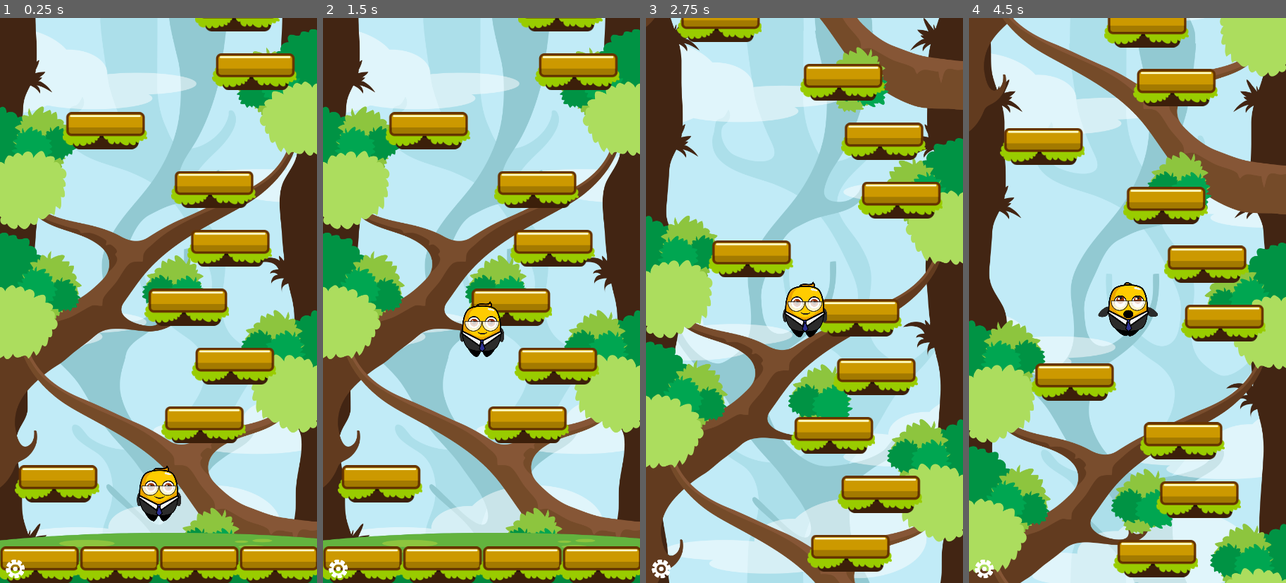
Above: before the commit, frames 1-4 (left to right).
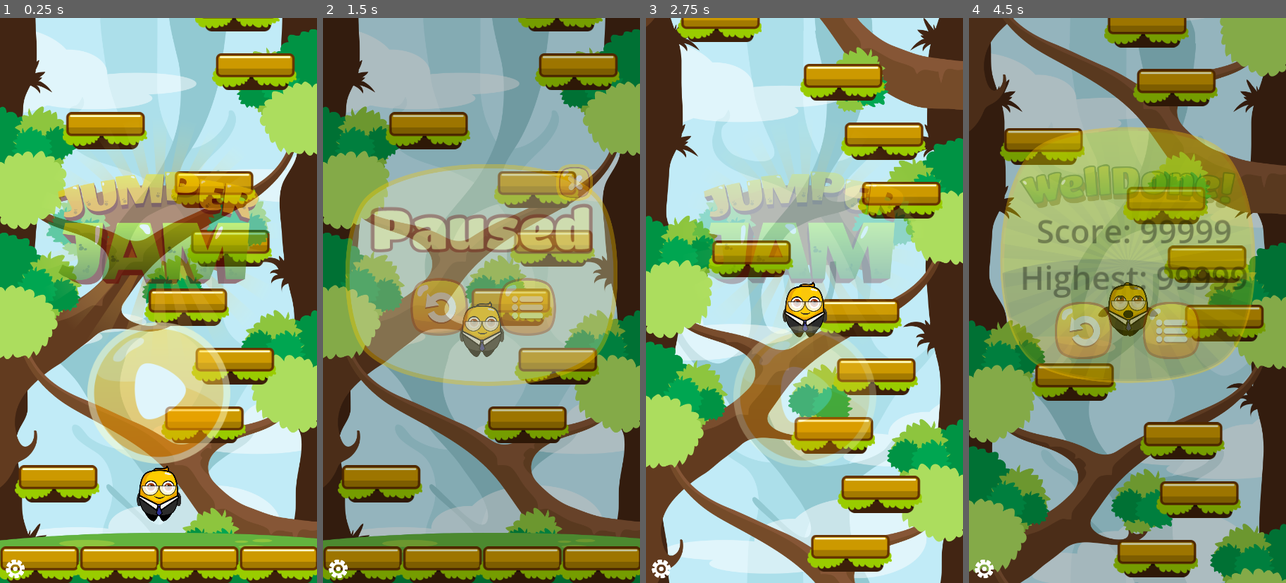
Above: after the commit, the same moments.

Repository: Velcronator/Jumper-Jam
Game: Godot game, scene res://scenes/Main.tscn
Two runs of this game, one before a commit and one after it. Both use one fixed random seed, a clock stepped at 60 frames per second and the inputs below.
Inputs (mouse positions are in pixels of both pictures, inside the frame that each line leads up to):
- Up to frame 1 (0.25 s): no input
- Up to frame 2 (1.5 s): click (481, 396) at 0.52 s; click (440, 306) at 1.27 s
- Up to frame 3 (2.75 s): click (760, 328) at 2.02 s
- Up to frame 4 (4.5 s): click (1127, 396) at 2.77 s; click (1086, 306) at 3.52 s; click (1083, 328) at 4.27 s

The runs differ from the first frame. In frame 1, 20% of the frame differs, in the area x 14-86%, y 25-79%; in frame 2, 87%, in the area x 0-100%, y 0-100%; in frame 3, 17%; in frame 4, 82%.

Commit message:
Animating Screens: using tween

Diff:
--- a/scripts/Screens.gd
+++ b/scripts/Screens.gd
@@ -10,6 +10,7 @@
 func _ready():
 	console.visible = false
 	register_buttons()
+	change_screen(title_screen)
 
 func register_buttons():
 	var buttons = get_tree().get_nodes_in_group("buttons")
@@ -22,15 +23,17 @@
 	match button.name:
 		"TitlePlay":
 			print("Play button is pressed")
-			change_screen(null)
+			change_screen(pause_screen)
 		"PauseRetry":
 			print("PauseRetry button is pressed")
+			change_screen(game_over_screen)
 		"PauseBack":
 			print("PauseBack button is pressed")
 		"PauseClose":
 			print("PauseClose button is pressed")
 		"GameOverRetry":
 			print("GameOverRetry button is pressed")
+			change_screen(title_screen)
 		"GameOverBack":
 			print("GameOverBack button is pressed")
 
@@ -42,7 +45,9 @@
 
 func change_screen(new_screen):
 	if current_screen != null:
-		current_screen.disappear()
+		var disappear_tween = current_screen.disappear()
+		await(disappear_tween.finished)
+		current_screen.visible = false
 	current_screen = new_screen
 	if current_screen != null:
 		current_screen.appear()
--- a/scripts/base_screen.gd
+++ b/scripts/base_screen.gd
@@ -1,10 +1,19 @@
 extends Control
+
+var tween_time = 0.5
 
 func _ready() -> void:
 	visible = false
+	modulate.a = 0.0
 
 func appear():
 	visible = true
+	var tween = get_tree().create_tween()
+	tween.tween_property(self, "modulate:a", 1.0 , tween_time)
+	return tween
+
 
 func  disappear():
-	visible = false
+	var tween = get_tree().create_tween()
+	tween.tween_property(self, "modulate:a", 0.0 , tween_time)
+	return tween
